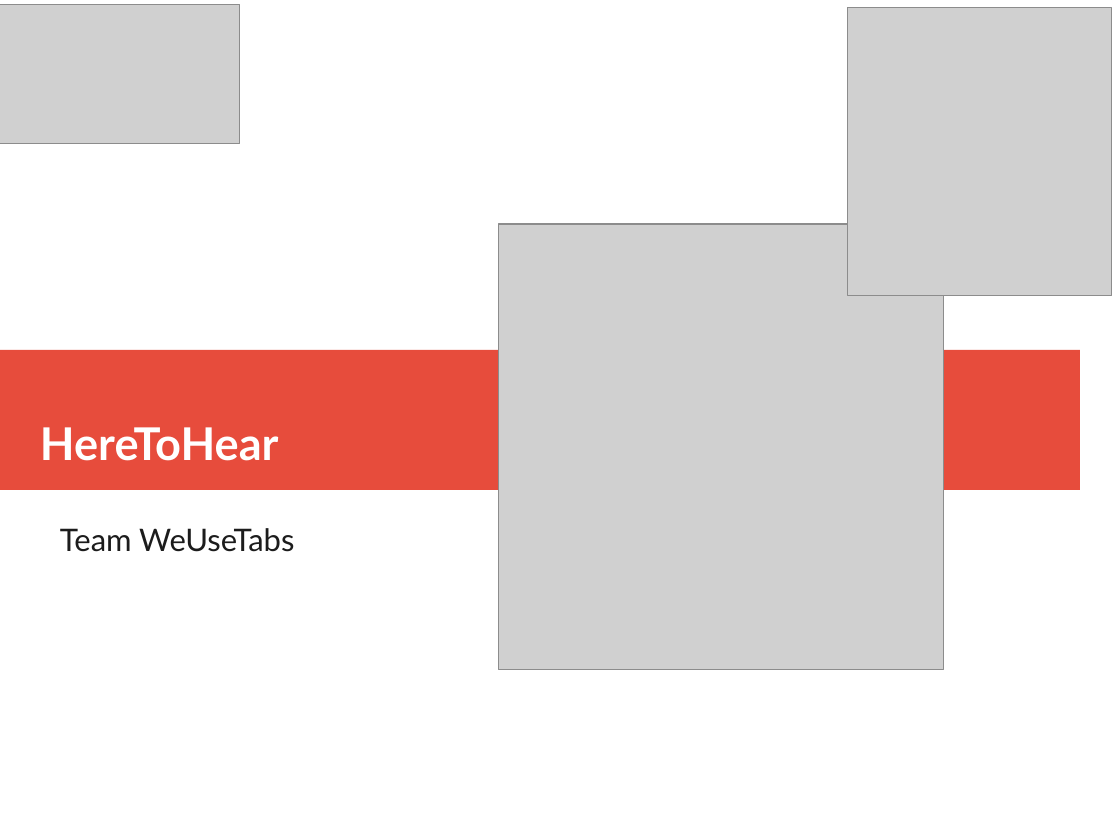
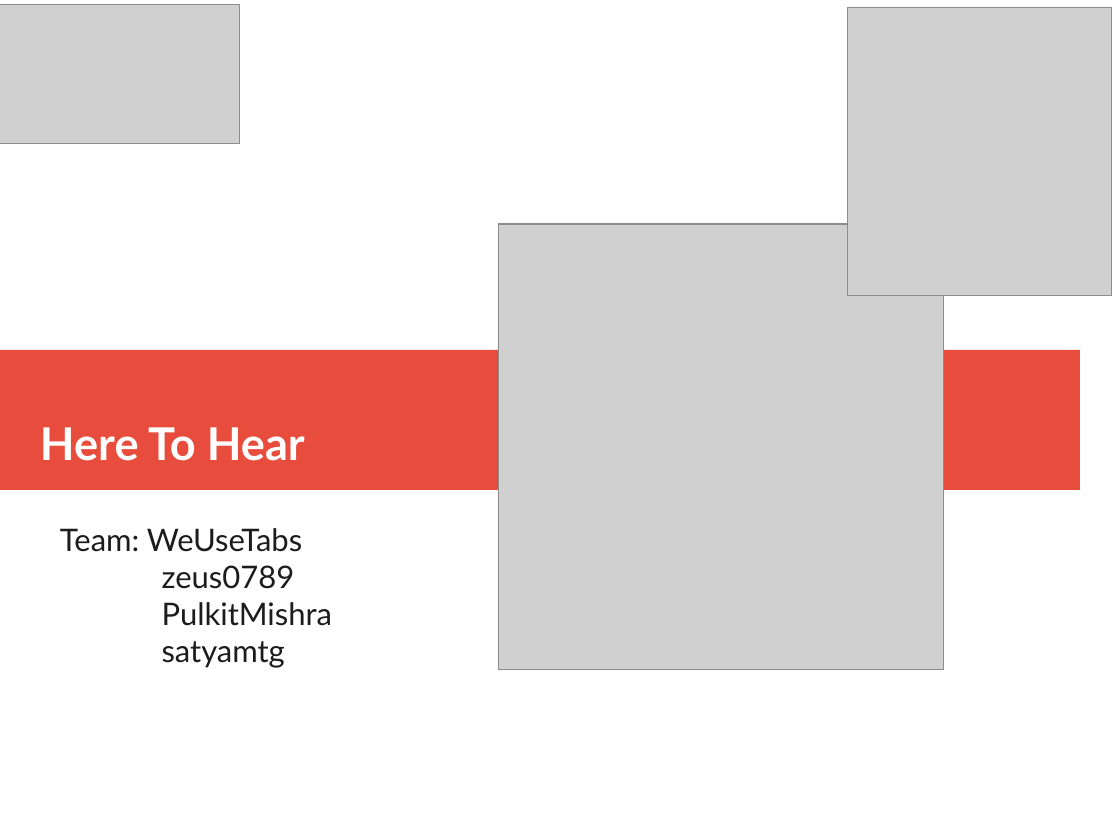
Before and after one commit to abhishekti7/CodeUtsava-Hack, a slide deck: slide 1 of presentation/CodeUtsava.odp. Drawn at 1120x840 pixels with LibreOffice and Linux fonts; fonts in the diff are those of the drawing; grey boxes stand for pictures. Boxes give left, top, right and bottom in pixels: in the first picture for what was removed or moved away, otherwise in the second. Text is boxed around its words. In the diff, an @@ line names an element or a change of style, - is before the commit and + after.

Commit message:
ppt fix

```diff
--- a/presentation/CodeUtsava.odp
+++ b/presentation/CodeUtsava.odp
@@ title at (40,427,305,461): spaces changed @@
-HereToHear
+Here To Hear
@@ subtitle at (60,528,332,668): text changed @@
-Team WeUseTabs
+Team: WeUseTabs
+zeus0789
+PulkitMishra
+satyamtg
```
Also in this commit, not shown: 1 other file.
